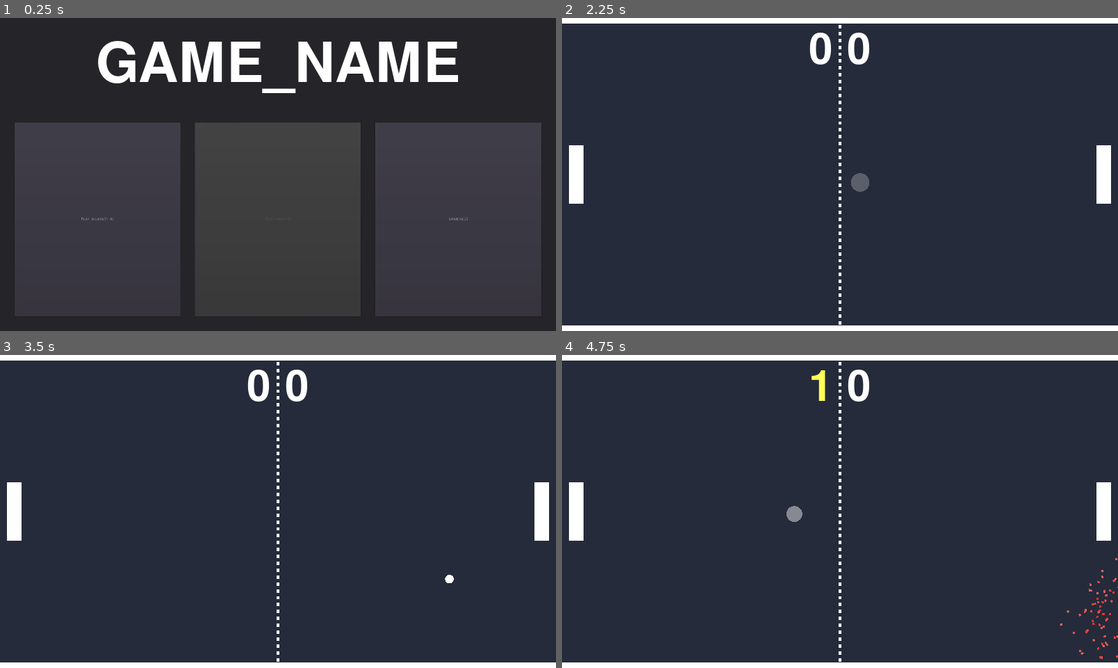
Above: before the commit, frames 1-4 (two rows, left to right).
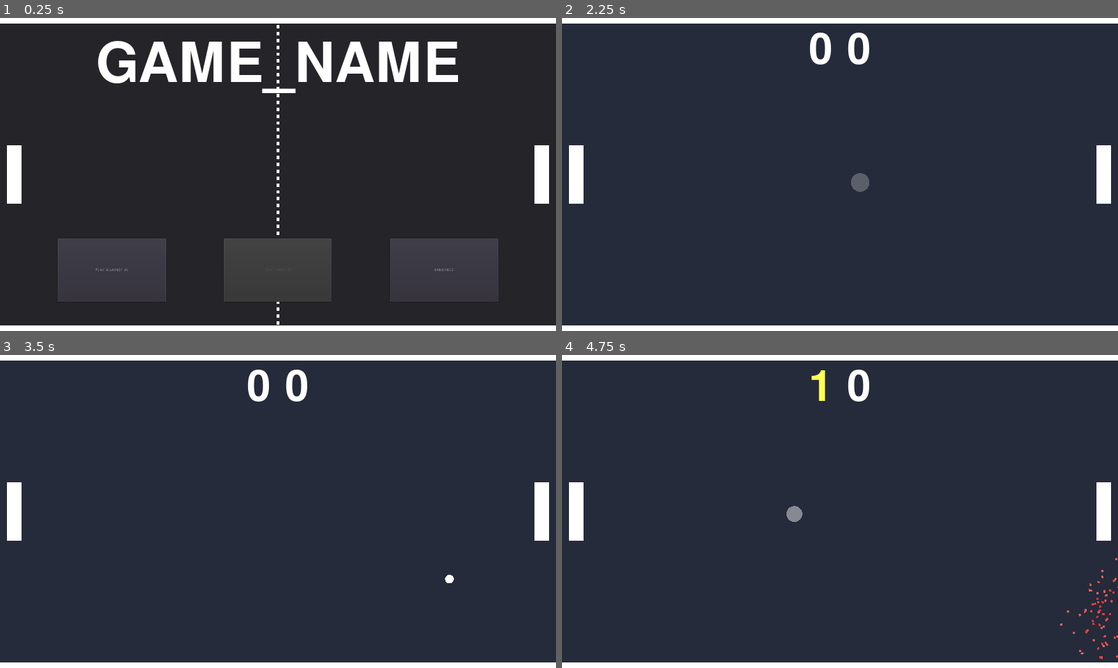
Above: after the commit, the same moments.

Repository: rondao/p01_pong
Game: Godot game, scene res://game/scenes/main_menu.tscn
The game is run twice, just before and just after one commit, with the same random seed, the same clock (stepped at 60 frames per second) and the same inputs.
Inputs (mouse positions are in pixels of both pictures, inside the frame that each line leads up to):
- Up to frame 1 (0.25 s): no input
- Up to frame 2 (2.25 s): click "PLAY_AGAINST_AI" at 0.5 s; click "PLAY_AGAINST_AI" at 1.25 s; click "PLAY_AGAINST_AI" at 2 s
- Up to frame 3 (3.5 s): move the mouse to (400, 495) at 2.77 s; click (400, 495) at 2.92 s
- Up to frame 4 (4.75 s): drag from (728, 527) to (812, 574) at 3.52 s; move the mouse to (895, 442) at 4.27 s; click (895, 442) at 4.42 s

The runs differ from the first frame. In frame 1, 38% of the frame differs, in the area x 0-100%, y 0-100%; in frame 2, 0.2%; in frame 3, 0.2%; in frame 4, 0.2%.

Commit message:
Create a demo gameplay at main menu background
Signed-off-by: Rafael Rondao <rafael.rondao@gmail.com>

Diff:
--- a/game/scenes/main_menu.tscn
+++ b/game/scenes/main_menu.tscn
@@ -1,6 +1,7 @@
-[gd_scene load_steps=4 format=2]
+[gd_scene load_steps=5 format=2]
 
 [ext_resource path="res://game/scripts/main_menu.gd" type="Script" id=1]
+[ext_resource path="res://game/scenes/pong_demo.tscn" type="PackedScene" id=2]
 
 [sub_resource type="DynamicFontData" id=1]
 font_path = "res://fonts/FreeSansBold.otf"
@@ -18,62 +19,64 @@
 "_edit_use_anchors_": true
 }
 
+[node name="PongDemo" parent="." instance=ExtResource( 2 )]
+
 [node name="Margin" type="MarginContainer" parent="."]
 anchor_right = 1.0
 anchor_bottom = 1.0
-custom_constants/margin_right = 50
+custom_constants/margin_right = 200
 custom_constants/margin_top = 50
-custom_constants/margin_left = 50
-custom_constants/margin_bottom = 50
+custom_constants/margin_left = 200
+custom_constants/margin_bottom = 100
 __meta__ = {
 "_edit_use_anchors_": false
 }
 
 [node name="HBox" type="VBoxContainer" parent="Margin"]
-margin_left = 50.0
+margin_left = 200.0
 margin_top = 50.0
-margin_right = 1870.0
-margin_bottom = 1030.0
-custom_constants/separation = 100
+margin_right = 1720.0
+margin_bottom = 980.0
+custom_constants/separation = 500
 __meta__ = {
 "_edit_use_anchors_": false
 }
 
 [node name="GameName" type="Label" parent="Margin/HBox"]
-margin_right = 1820.0
+margin_right = 1520.0
 margin_bottom = 212.0
 custom_fonts/font = SubResource( 2 )
 text = "GAME_NAME"
 align = 1
 
 [node name="MainButtons" type="HBoxContainer" parent="Margin/HBox"]
-margin_top = 312.0
-margin_right = 1820.0
-margin_bottom = 980.0
+margin_top = 712.0
+margin_right = 1520.0
+margin_bottom = 930.0
 size_flags_vertical = 3
-custom_constants/separation = 50
+custom_constants/separation = 200
 __meta__ = {
 "_edit_use_anchors_": true
 }
 
 [node name="PlayAgainstAI" type="Button" parent="Margin/HBox/MainButtons"]
-margin_right = 573.0
-margin_bottom = 668.0
+margin_right = 373.0
+margin_bottom = 218.0
 size_flags_horizontal = 3
 text = "PLAY_AGAINST_AI"
 
 [node name="PlayRanked" type="Button" parent="Margin/HBox/MainButtons"]
-margin_left = 623.0
-margin_right = 1196.0
-margin_bottom = 668.0
+margin_left = 573.0
+margin_right = 946.0
+margin_bottom = 218.0
 size_flags_horizontal = 3
 disabled = true
 text = "PLAY_RANKED"
 
 [node name="Rankings" type="Button" parent="Margin/HBox/MainButtons"]
-margin_left = 1246.0
-margin_right = 1820.0
-margin_bottom = 668.0
+margin_left = 1146.0
+margin_right = 1520.0
+margin_bottom = 218.0
 size_flags_horizontal = 3
 text = "RANKINGS"
 [connection signal="pressed" from="Margin/HBox/MainButtons/PlayAgainstAI" to="." method="_on_PlayAgainstAI_pressed"]
--- /dev/null
+++ b/game/scenes/pong_demo.tscn
@@ -0,0 +1,60 @@
+[gd_scene load_steps=7 format=2]
+
+[ext_resource path="res://game/scenes/paddle.tscn" type="PackedScene" id=1]
+[ext_resource path="res://game/scenes/walls.tscn" type="PackedScene" id=2]
+[ext_resource path="res://game/scripts/pong_demo.gd" type="Script" id=3]
+[ext_resource path="res://game/scripts/net_line.gd" type="Script" id=4]
+[ext_resource path="res://game/audio/goal.wav" type="AudioStream" id=6]
+
+[sub_resource type="RectangleShape2D" id=1]
+extents = Vector2( 10, 540 )
+
+[node name="PongDemo" type="Control"]
+anchor_right = 1.0
+anchor_bottom = 1.0
+script = ExtResource( 3 )
+__meta__ = {
+"_edit_use_anchors_": false
+}
+
+[node name="LeftPaddle" parent="." instance=ExtResource( 1 )]
+position = Vector2( 50, 540 )
+
+[node name="RightPaddle" parent="." instance=ExtResource( 1 )]
+position = Vector2( 1870, 540 )
+rotation = 3.14159
+
+[node name="LeftGoal" type="StaticBody2D" parent="."]
+position = Vector2( -40, 540 )
+__meta__ = {
+"_edit_group_": true
+}
+
+[node name="CollisionShape2D" type="CollisionShape2D" parent="LeftGoal"]
+shape = SubResource( 1 )
+
+[node name="RightGoal" type="StaticBody2D" parent="."]
+position = Vector2( 1960, 540 )
+__meta__ = {
+"_edit_group_": true
+}
+
+[node name="CollisionShape2D" type="CollisionShape2D" parent="RightGoal"]
+shape = SubResource( 1 )
+
+[node name="Walls" parent="." instance=ExtResource( 2 )]
+
+[node name="NetLine" type="Node2D" parent="."]
+position = Vector2( 960, 0 )
+script = ExtResource( 4 )
+endPoint = Vector2( 0, 1080 )
+dashStep = 0.011
+
+[node name="AudioGoal" type="AudioStreamPlayer2D" parent="."]
+pause_mode = 2
+stream = ExtResource( 6 )
+
+[node name="Timer" type="Timer" parent="."]
+wait_time = 1.5
+autostart = true
+[connection signal="timeout" from="Timer" to="." method="_on_Timer_timeout"]
--- a/game/scenes/pong_game.tscn
+++ b/game/scenes/pong_game.tscn
@@ -1,9 +1,8 @@
-[gd_scene load_steps=10 format=2]
+[gd_scene load_steps=9 format=2]
 
 [ext_resource path="res://game/scenes/paddle.tscn" type="PackedScene" id=1]
 [ext_resource path="res://game/scenes/walls.tscn" type="PackedScene" id=2]
 [ext_resource path="res://game/scenes/ball.tscn" type="PackedScene" id=3]
-[ext_resource path="res://game/scripts/net_line.gd" type="Script" id=4]
 [ext_resource path="res://game/scripts/pong_game.gd" type="Script" id=5]
 [ext_resource path="res://game/audio/goal.wav" type="AudioStream" id=6]
 [ext_resource path="res://game/scenes/goal_sfx.tscn" type="PackedScene" id=7]
@@ -48,12 +47,6 @@
 
 [node name="Walls" parent="." instance=ExtResource( 2 )]
 
-[node name="NetLine" type="Node2D" parent="."]
-position = Vector2( 960, 0 )
-script = ExtResource( 4 )
-endPoint = Vector2( 0, 1080 )
-dashStep = 0.011
-
 [node name="Score" type="CenterContainer" parent="."]
 margin_top = 25.0
 margin_right = 1920.0
--- a/game/scripts/ball.gd
+++ b/game/scripts/ball.gd
@@ -162,3 +162,7 @@
 	var sfx := CollisionSfx.instance() as Node2D
 	sfx.position = position
 	get_parent().add_child(sfx)
+
+
+func free_on_collision(_side: int):
+	queue_free()
--- /dev/null
+++ b/game/scripts/pong_demo.gd
@@ -0,0 +1,15 @@
+extends Control
+
+var _ball_scene := load("res://game/scenes/ball.tscn") as PackedScene
+
+
+func _ready():
+	pass
+
+
+func _on_Timer_timeout():
+	var ball := _ball_scene.instance() as Ball
+	add_child(ball)
+
+	ball.restart(rect_size / 2, Vector2.LEFT if randf() < 0.5 else Vector2.RIGHT)
+	ball.connect("collided_goal", ball, "free_on_collision")
